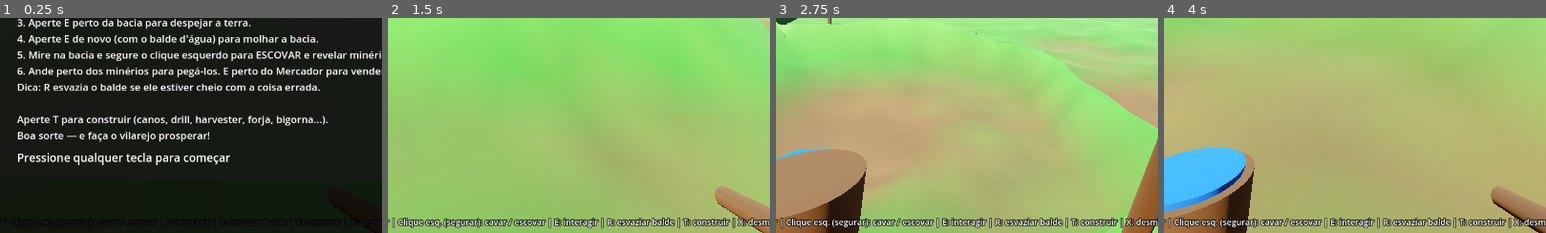
Above: before the commit, frames 1-4 (left to right).
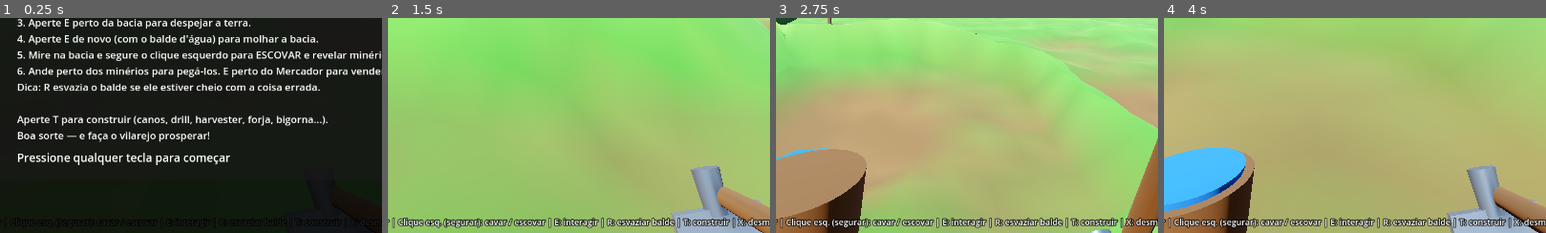
Above: after the commit, the same moments.

Repository: cepedf/hydroneer-releitura-2
Game: Godot game, scene res://scenes/main.tscn
Same seed, same stepped clock (60 frames per second), same inputs: the game is played once before the commit and once after it.
Inputs (mouse positions are % of the whole screen's width and height, from its top left):
- Up to frame 1 (0.25 s): no input
- Up to frame 2 (1.5 s): tap Enter at 0.5 s; move the mouse to (55, 50) at 0.52 s; hold T (build) 0.53-1.28 s; hold W (move_forward) from 0.53 s (still down); click (55, 50) at 0.67 s; tap Space (jump) at 0.77 s; move the mouse to (45, 50) at 1.27 s; tap X (demolish) at 1.35 s
- Up to frame 3 (2.75 s): keep holding W (move_forward); tap Space (jump) at 1.52 s; move the mouse to (52, 48) at 2.02 s; press the mouse at (52, 48) at 2.03 s
- Up to frame 4 (4 s): keep holding W (move_forward); move the mouse to (49, 52) at 2.77 s; release the mouse at (49, 52) at 2.78 s; tap R (dump_bucket) at 2.85 s; click (49, 52) at 2.92 s; tap Space (jump) at 3.02, 3.77 s; move the mouse to (57, 51) at 3.52 s; hold E (interact) from 3.53 s (still down)
The pictures show only the part of the screen within x 23-73%, y 50-100%; the shares and areas given below are measured in that part.

The runs differ from the first frame. In frame 2, 2.9% of the frame differs, in the area x 74-98%, y 68-100%; in frame 3, less than 0.1%; in frame 4, 3.0%.

Commit message:
M3: pa com lamina de verdade (cabo + encaixe + lamina + ponta)

Diff:
--- a/scripts/player.gd
+++ b/scripts/player.gd
@@ -94,18 +94,42 @@
 	hmat.albedo_color = Color(0.45, 0.3, 0.18)
 	handle.material_override = hmat
 	_shovel.add_child(handle)
+	var tip := Node3D.new()
+	_shovel.add_child(tip)
+	tip.position = Vector3(0.03, -0.2, -0.42)
+	tip.rotation = Vector3(deg_to_rad(-25.0), 0.0, deg_to_rad(8.0))
+	var socket := MeshInstance3D.new()
+	var sm := CylinderMesh.new()
+	sm.top_radius = 0.05
+	sm.bottom_radius = 0.038
+	sm.height = 0.14
+	socket.mesh = sm
+	socket.position = Vector3(0, 0.02, 0)
+	var skmat := StandardMaterial3D.new()
+	skmat.albedo_color = Color(0.5, 0.52, 0.56)
+	skmat.metallic = 0.7
+	skmat.roughness = 0.4
+	socket.material_override = skmat
+	tip.add_child(socket)
 	var blade := MeshInstance3D.new()
 	var bm := BoxMesh.new()
-	bm.size = Vector3(0.16, 0.2, 0.02)
+	bm.size = Vector3(0.3, 0.34, 0.05)
 	blade.mesh = bm
-	blade.position = Vector3(0, -0.42, -0.12)
-	blade.rotation.x = deg_to_rad(20.0)
+	blade.position = Vector3(0, -0.2, 0)
 	var bmat := StandardMaterial3D.new()
-	bmat.albedo_color = Color(0.6, 0.62, 0.66)
-	bmat.metallic = 0.7
-	bmat.roughness = 0.35
+	bmat.albedo_color = Color(0.62, 0.64, 0.68)
+	bmat.metallic = 0.75
+	bmat.roughness = 0.3
 	blade.material_override = bmat
-	_shovel.add_child(blade)
+	tip.add_child(blade)
+	var point := MeshInstance3D.new()
+	var pm2 := BoxMesh.new()
+	pm2.size = Vector3(0.15, 0.16, 0.05)
+	point.mesh = pm2
+	point.position = Vector3(0, -0.42, 0)
+	point.rotation.z = deg_to_rad(45.0)
+	point.material_override = bmat
+	tip.add_child(point)
 
 	_bucket = Node3D.new()
 	_camera.add_child(_bucket)
